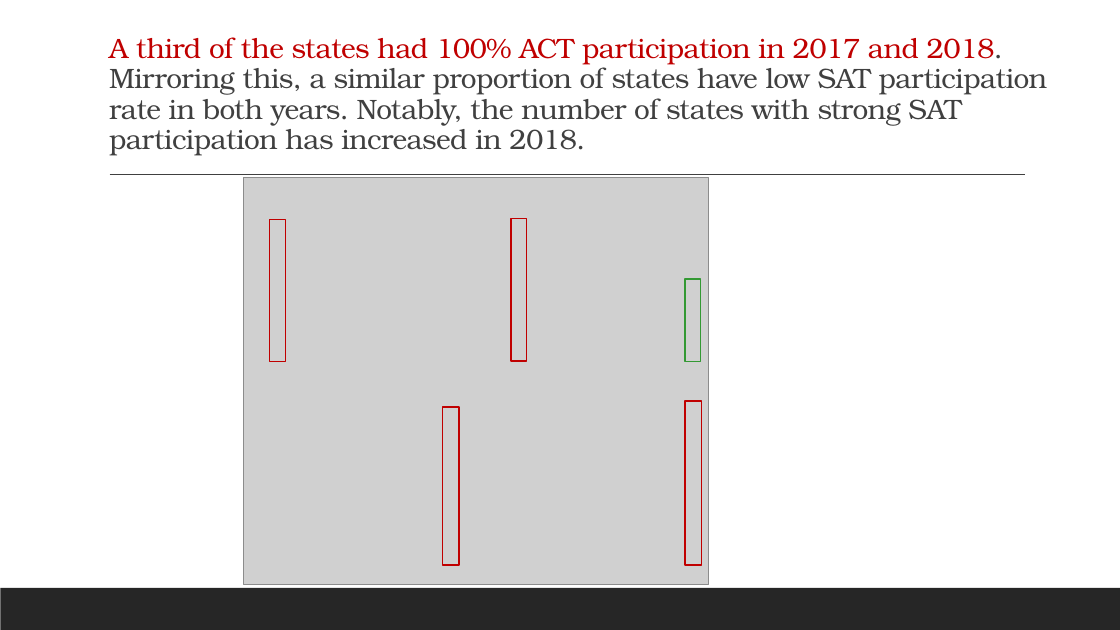
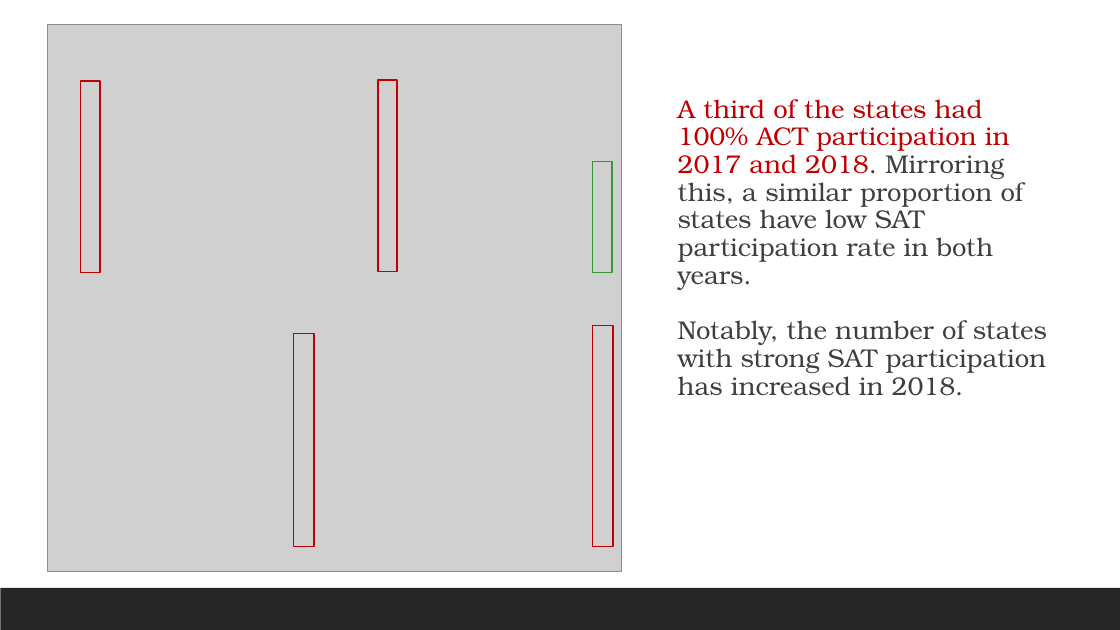
Before and after one commit to leungesther/DSI-Projects, a slide deck: slide 10 of Project-1-SAT-and-ACT-Analysis/SAT & ACT Analysis_presentation.pptx (slide 5 before the commit). Drawn at 1120x630 pixels with LibreOffice and Linux fonts; fonts in the diff are those of the drawing; grey boxes stand for pictures. Boxes give left, top, right and bottom in pixels: in the first picture for what was removed or moved away, otherwise in the second. Text is boxed around its words. In the diff, an @@ line names an element or a change of style, - is before the commit and + after.

```diff
--- a/Project-1-SAT-and-ACT-Analysis/SAT & ACT Analysis_presentation.pptx
+++ b/Project-1-SAT-and-ACT-Analysis/SAT & ACT Analysis_presentation.pptx
@@ picture added at [48, 25, 623, 572] @@
@@ rectangle added at [81, 82, 100, 273], outline #C00000 1.25 pt @@
@@ rectangle added at [378, 81, 397, 272], outline #C00000 1.25 pt @@
@@ title at [678, 127, 1047, 396]: text changed; size 24 to 22 pt; text colour #404040 to #3F3F3F @@
-A third of the states had 100% ACT participation in 2017 and 2018. Mirroring this, a similar proportion of states have low SAT participation rate in both years. Notably, the number of states with strong SAT participation has increased in 2018.
+A third of the states had 100% ACT participation in 2017 and 2018. Mirroring this, a similar proportion of states have low SAT participation rate in both years.
+Notably, the number of states with strong SAT participation has increased in 2018.
@@ line removed from (110, 175) to (1026, 175) @@
@@ picture removed at [244, 177, 709, 584] @@
@@ rectangle added at [593, 161, 613, 272], outline #339933 1.25 pt @@
@@ rectangle removed at [270, 219, 286, 361] @@
@@ rectangle removed at [511, 218, 527, 360] @@
@@ rectangle removed at [686, 279, 702, 361] @@
@@ rectangle: place and size @@
-rectangle at [686, 401, 702, 565]
+rectangle at [593, 326, 613, 547]
@@ rectangle: place and size @@
-rectangle at [443, 407, 460, 565]
+rectangle at [294, 334, 314, 546]
```
Also in this commit, not shown: 8 other slides changed, 7 slides added, 3 other files.
